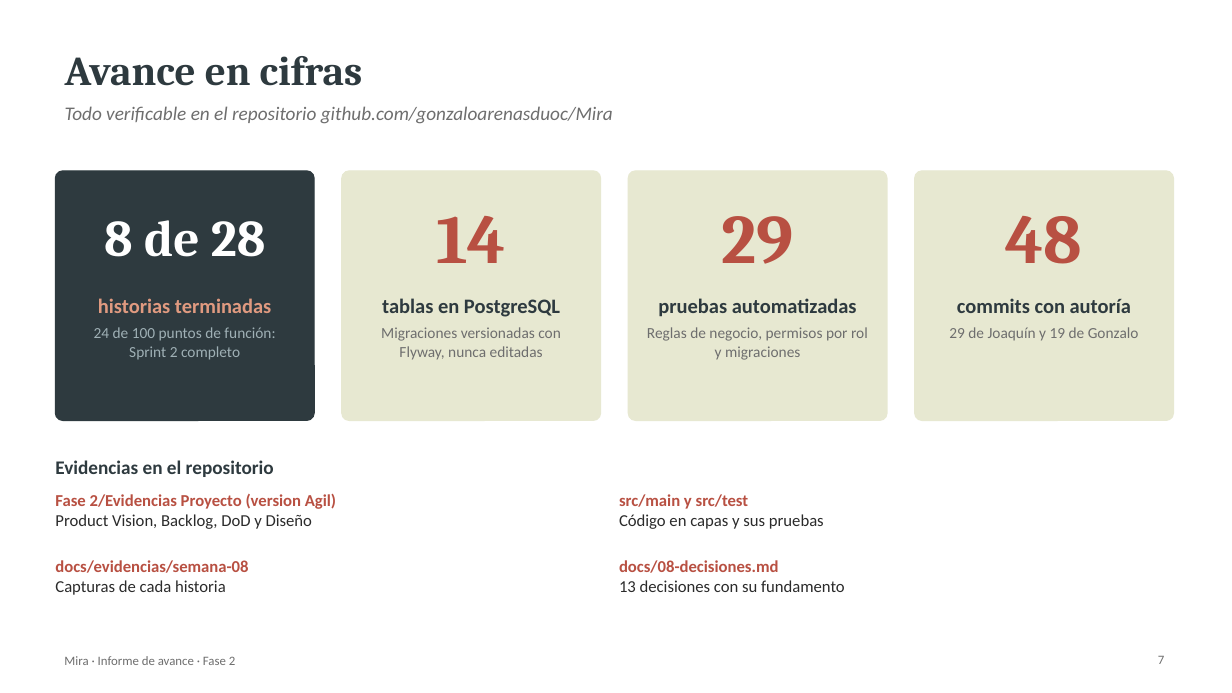
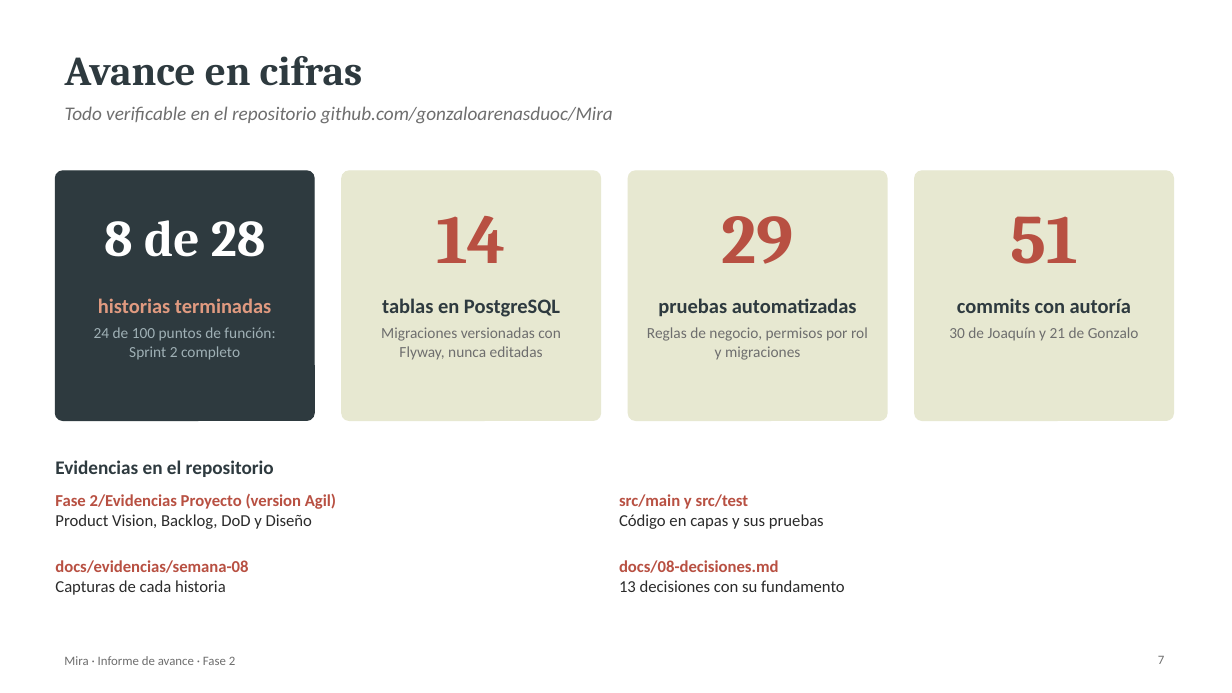
Before and after one commit to gonzaloarenasduoc/Mira, a slide deck: slide 7 of Fase 2/Evidencias Grupales/Presentacion Proyecto.pptx. Drawn at 1232x693 pixels with LibreOffice and Linux fonts; fonts in the diff are those of the drawing. Boxes give left, top, right and bottom in pixels: in the first picture for what was removed or moved away, otherwise in the second. Text is boxed around its words. In the diff, an @@ line names an element or a change of style, - is before the commit and + after.

```diff
--- a/Fase 2/Evidencias Grupales/Presentacion Proyecto.pptx
+++ b/Fase 2/Evidencias Grupales/Presentacion Proyecto.pptx
@@ text at (x1=1010, y1=216, x2=1078, y2=264): text changed @@
-48
+51
@@ text at (x1=949, y1=327, x2=1139, y2=341): text changed @@
-29 de Joaquín y 19 de Gonzalo
+30 de Joaquín y 21 de Gonzalo
```
Also in this commit, not shown: 1 other file.
